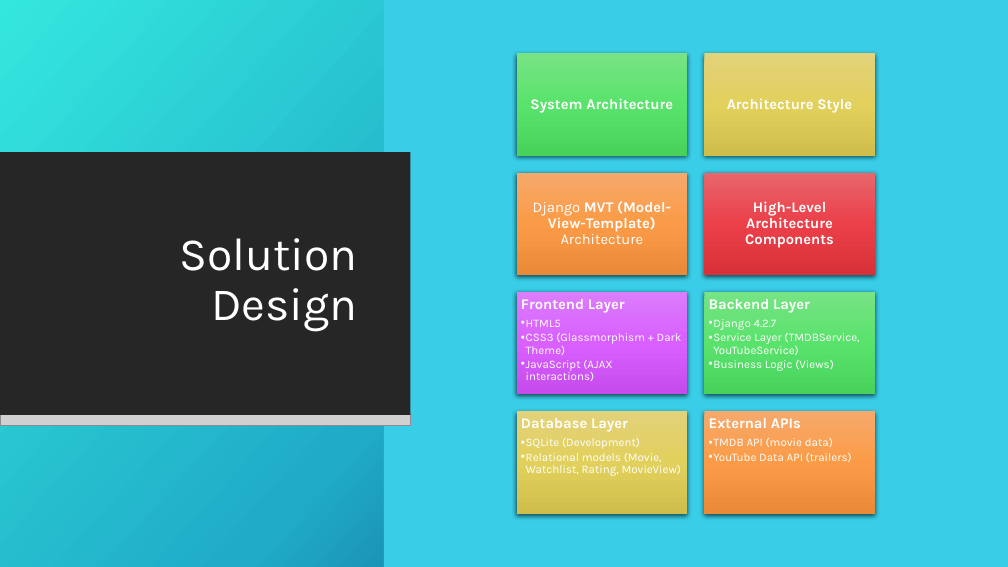
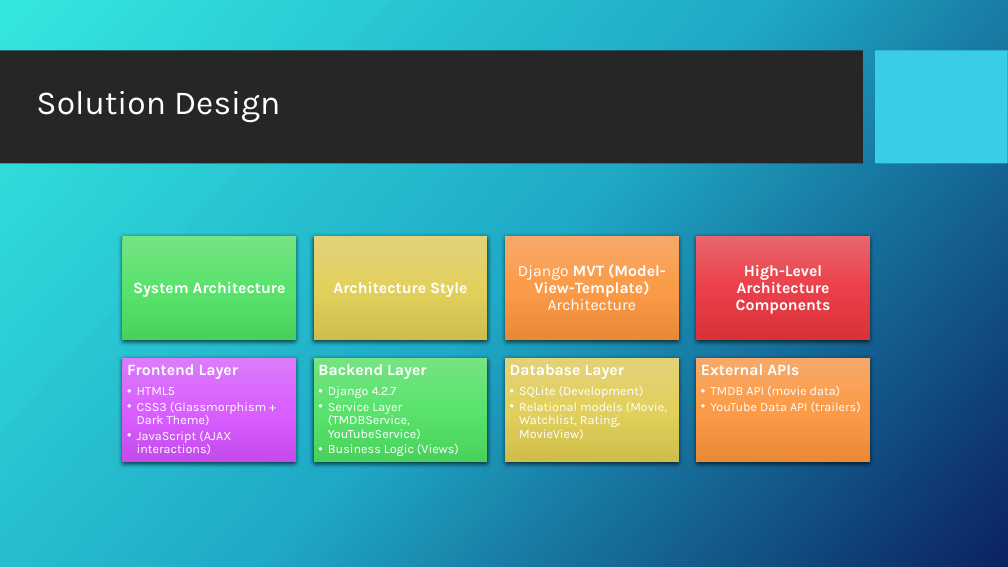
Before and after one commit to Akhandbhadouria/streaming-platforms-, a slide deck: slide 8 of PPTdjango.pptx. Drawn at 1008x567 pixels with LibreOffice and Linux fonts; fonts in the diff are those of the drawing; grey boxes stand for pictures; background and template pictures are left out. Boxes give left, top, right and bottom in pixels: in the first picture for what was removed or moved away, otherwise in the second. Text is boxed around its words. In the diff, an @@ line names an element or a change of style, - is before the commit and + after.

Commit message:
Added presentation PPT file

```diff
--- a/PPTdjango.pptx
+++ b/PPTdjango.pptx
@@ rectangle removed at bbox=[0, 0, 1008, 567] @@
@@ rectangle removed at bbox=[384, 0, 1008, 567] @@
@@ title "Solution Design": place and size @@
-title "Solution Design" at bbox=[179, 238, 357, 331]
+title "Solution Design" at bbox=[36, 91, 280, 123]
@@ title "Solution Design" at bbox=[36, 91, 280, 123]: size 44 to 32 pt @@
@@ rectangle removed at bbox=[0, 152, 411, 415] @@
@@ text "System Architecture": place and size @@
-text "System Architecture" at bbox=[530, 98, 673, 113]
+text "System Architecture" at bbox=[133, 282, 286, 297]
@@ rectangle: place and size @@
-rectangle at bbox=[516, 53, 687, 155]
+rectangle at bbox=[123, 236, 296, 340]
@@ size 14 to 15 pt in 4 elements at bbox=[736, 265, 831, 314], bbox=[518, 264, 666, 310], bbox=[133, 282, 286, 297], bbox=[333, 282, 467, 297] @@
@@ text "Architecture Style": place and size @@
-text "Architecture Style" at bbox=[727, 98, 852, 113]
+text "Architecture Style" at bbox=[333, 282, 467, 297]
@@ rectangle: place and size @@
-rectangle at bbox=[705, 53, 876, 155]
+rectangle at bbox=[314, 236, 488, 340]
@@ 2 texts, 2 rectangles: place and size @@
-2 texts, 2 rectangles at bbox=[516, 172, 876, 274]
+2 texts, 2 rectangles at bbox=[505, 236, 870, 340]
@@ text "Frontend Layer": place and size @@
-text "Frontend Layer" at bbox=[521, 299, 682, 381]
+text "Frontend Layer" at bbox=[127, 364, 267, 454]
@@ rectangle: place and size @@
-rectangle at bbox=[516, 292, 687, 394]
+rectangle at bbox=[123, 358, 296, 462]
@@ text "Frontend Layer" at bbox=[127, 364, 267, 454]: size 14 to 15 pt in "Frontend Layer"; size 11 to 12 pt in "HTML5", "CSS3 (Glassmorphism + Dark Theme)", "JavaScript (AJAX interactions)"; indent changed @@
@@ text "Backend Layer": place and size @@
-text "Backend Layer" at bbox=[709, 299, 859, 371]
+text "Backend Layer" at bbox=[318, 364, 459, 456]
@@ rectangle: place and size @@
-rectangle at bbox=[705, 292, 876, 394]
+rectangle at bbox=[314, 358, 488, 462]
@@ text "Backend Layer" at bbox=[318, 364, 459, 456]: size 14 to 15 pt in "Backend Layer"; size 11 to 12 pt in "Django 4.2.7", "Service Layer (TMDBService, YouTubeService)", "Business Logic (Views)"; indent changed @@
@@ 2 texts, 2 rectangles: place and size @@
-2 texts, 2 rectangles at bbox=[516, 411, 876, 513]
+2 texts, 2 rectangles at bbox=[505, 358, 870, 462]
@@ text "Database Layer" at bbox=[510, 364, 667, 439]: size 14 to 15 pt in "Database Layer"; size 11 to 12 pt in "SQLite (Development)", "Relational models (Movie, Watchlist, Rating, MovieView)"; indent changed @@
@@ text "External APIs" at bbox=[701, 364, 861, 412]: size 14 to 15 pt in "External APIs"; size 11 to 12 pt in "TMDB API (movie data)", "YouTube Data API (trailers)"; indent changed @@
@@ picture removed at bbox=[0, 414, 411, 426] @@
```
Also in this commit, not shown: 15 other slides changed, 1 slide removed.
